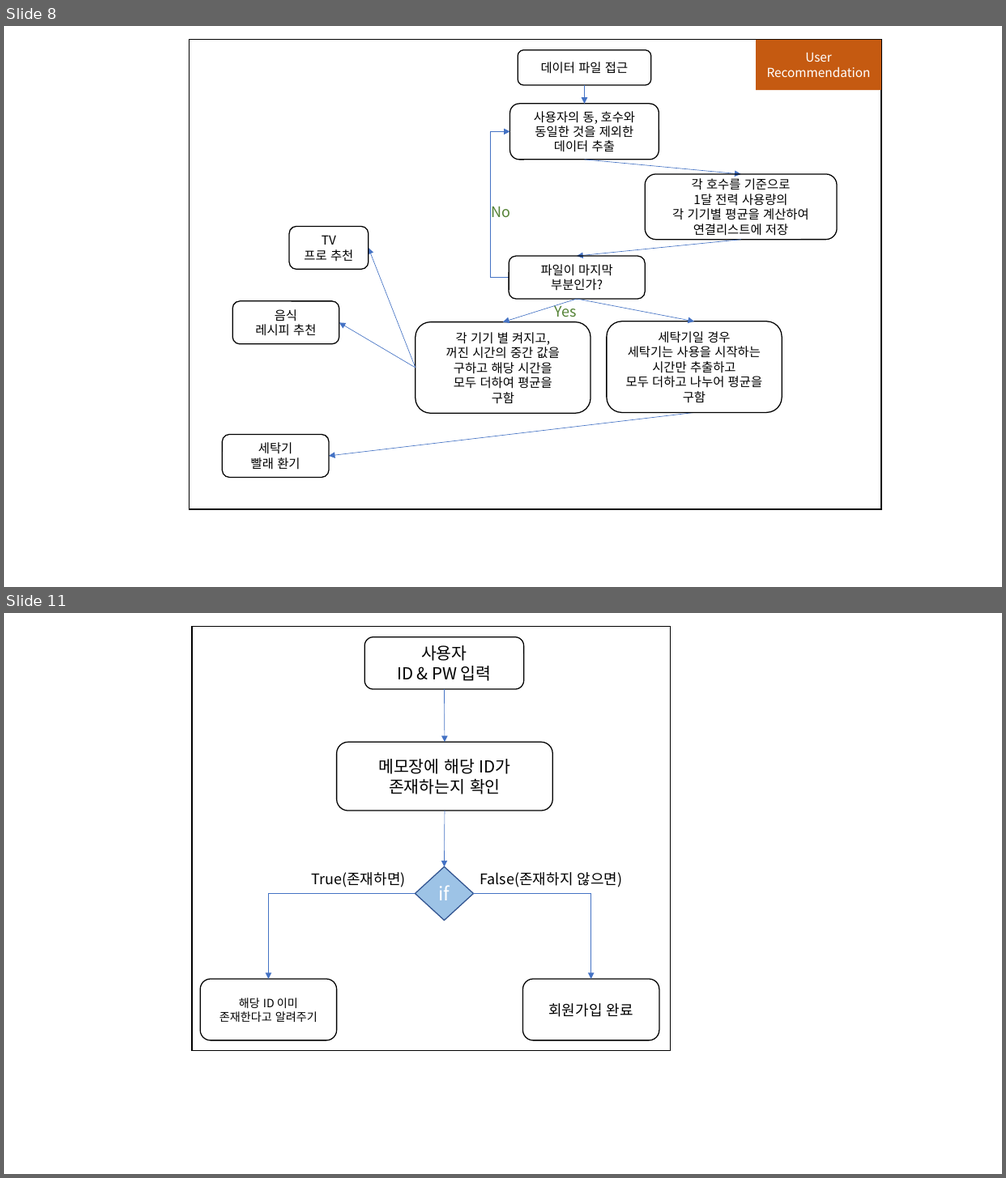
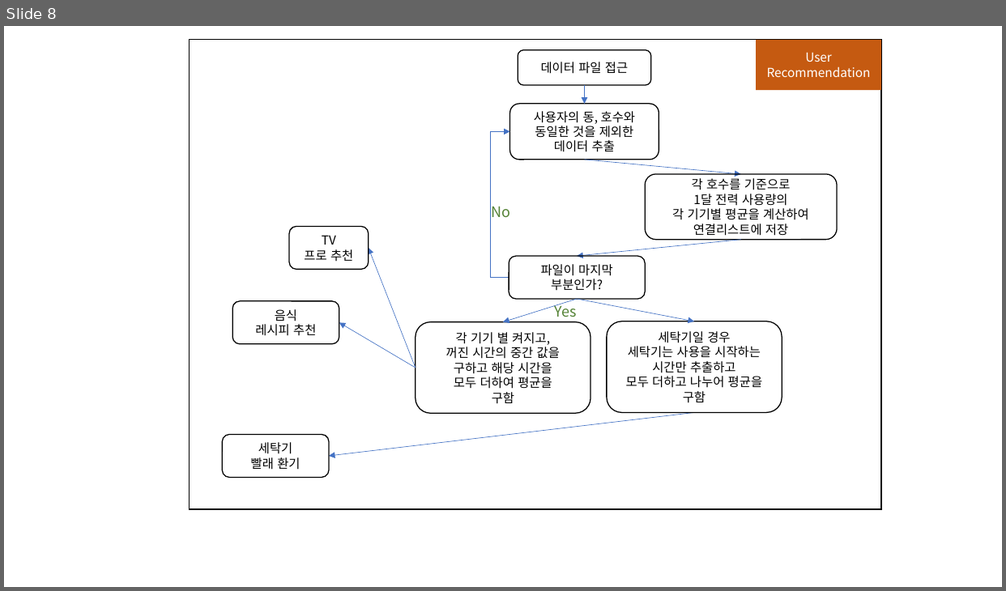
Before and after one commit to skywings-kor/SMU-CODE, a slide deck: 2022년-1학기/2022년-1C(PBL)자료/자율프로젝트(스마트홈-Data Analyze)/IOT_DataAnalyze_상세개발사항.pptx. Shown one above the other, each under a label of ours: slides 8 and 11 before the commit, slide 8 after it; the slides between them are not shown. The pictures are 1006x1178 and 1006x591 pixels, drawn with LibreOffice and Linux fonts; fonts in the diff are those of the drawing. Boxes give left, top, right and bottom in pixels: in the first picture for what was removed or moved away, otherwise in the second. Text is boxed around its words. In the diff, an @@ line names an element or a change of style, - is before the commit and + after.

```diff
--- a/2022년-1학기/2022년-1C(PBL)자료/자율프로젝트(스마트홈-Data Analyze)/IOT_DataAnalyze_상세개발사항.pptx
+++ b/2022년-1학기/2022년-1C(PBL)자료/자율프로젝트(스마트홈-Data Analyze)/IOT_DataAnalyze_상세개발사항.pptx
@@ slide 11 removed at box(4, 613, 1002, 1174), background #FFFFFF @@
@@ rectangle removed at box(192, 627, 671, 1051) @@
@@ rounded rectangle removed at box(364, 637, 524, 689) @@
-사용자
-ID & PW 입력
@@ arrow removed from (444, 689) to (445, 742) @@
@@ rounded rectangle removed at box(336, 742, 552, 811) @@
-메모장에 해당 ID가
-존재하는지 확인
@@ arrow removed from (445, 811) to (444, 867) @@
@@ text removed at box(311, 872, 405, 888) @@
-True(존재하면)
@@ diamond removed at box(415, 867, 473, 921) @@
-if
@@ text removed at box(479, 872, 623, 888) @@
-False(존재하지 않으면)
@@ elbow arrow removed from (415, 894) to (268, 979) @@
@@ elbow arrow removed from (473, 894) to (591, 979) @@
@@ rounded rectangle removed at box(200, 979, 336, 1041) @@
-해당 ID 이미
-존재한다고 알려주기
@@ rounded rectangle removed at box(522, 979, 659, 1041) @@
-회원가입 완료
```
Also in this commit, not shown: 1 slide added, 7 other slides removed, 7 other files.
